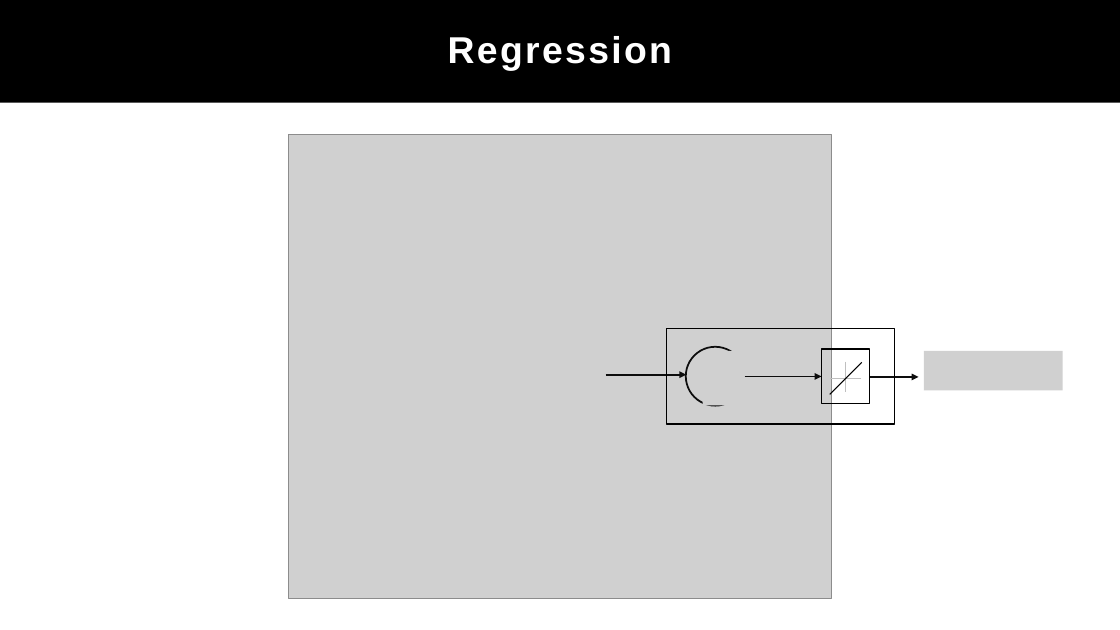
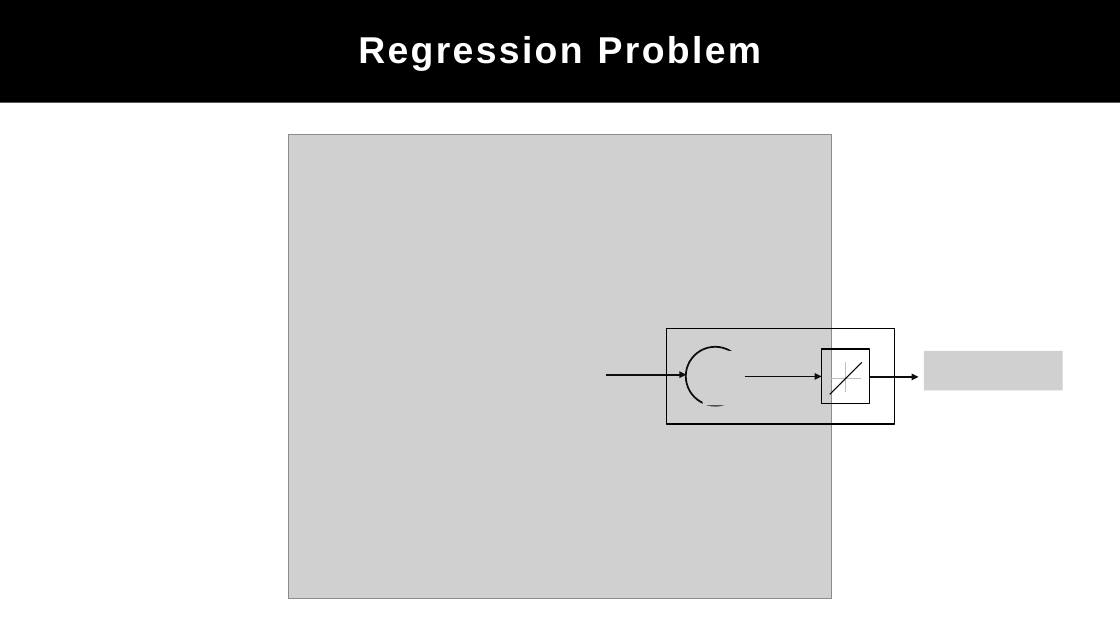
Before and after one commit to parangeomkar/stm32, a slide deck: slide 10 of ppt.pptx (slide 8 before the commit). Drawn at 1120x630 pixels with LibreOffice and Linux fonts; fonts in the diff are those of the drawing; grey boxes stand for pictures. Boxes give left, top, right and bottom in pixels: in the first picture for what was removed or moved away, otherwise in the second. Text is boxed around its words. In the diff, an @@ line names an element or a change of style, - is before the commit and + after.

```diff
--- a/ppt.pptx
+++ b/ppt.pptx
@@ text at [358,36,761,71]: text changed @@
-Regression
+Regression Problem
```
Also in this commit, not shown: 3 other slides changed, 5 slides added.
